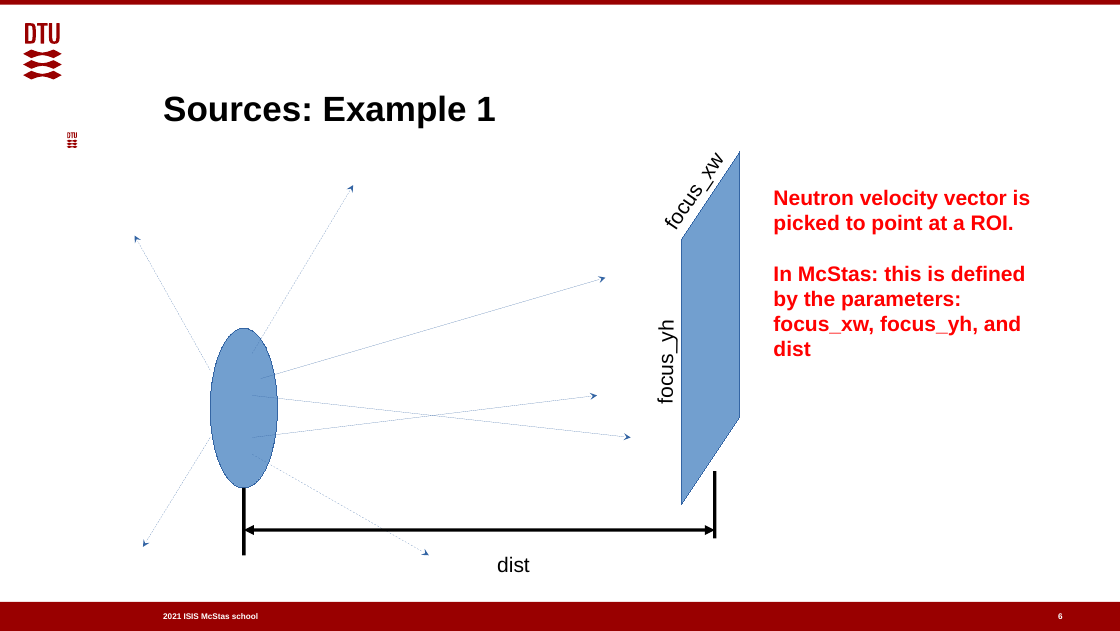
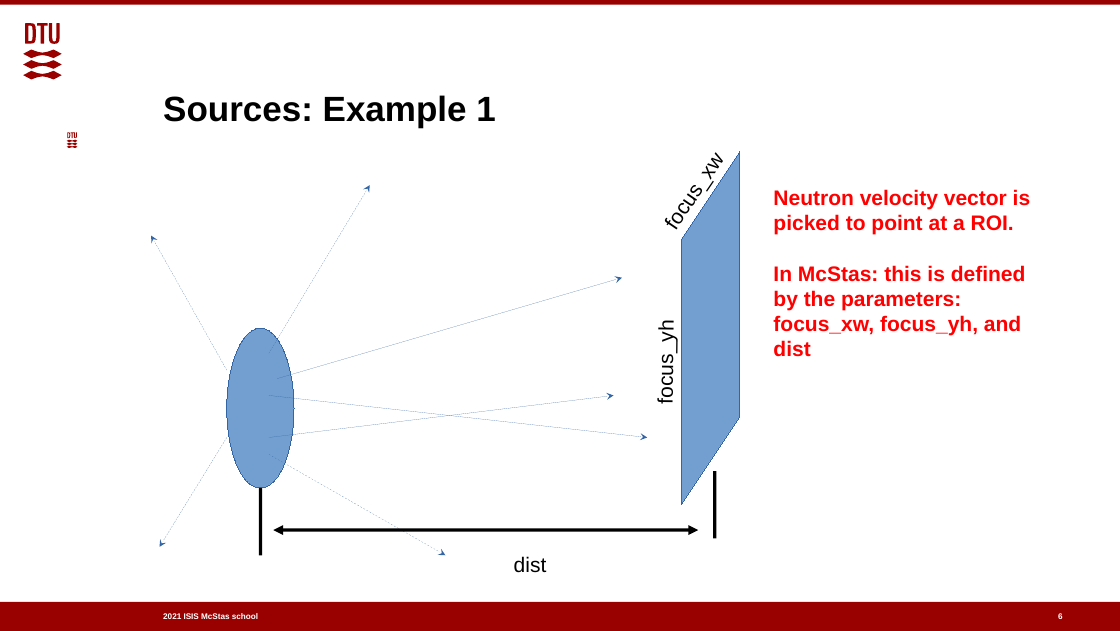
Before and after one commit to McStasMcXtrace/Schools, a slide deck: slide 6 of ISIS_April_2021/Tuesday_April_13th/2_Component_basics/2_Sources_and_Monitors.odp. Drawn at 1120x631 pixels with LibreOffice and Linux fonts; fonts in the diff are those of the drawing; background and template pictures are left out. Boxes give left, top, right and bottom in pixels: in the first picture for what was removed or moved away, otherwise in the second. Text is boxed around its words. In the diff, an @@ line names an element or a change of style, - is before the commit and + after.

```diff
--- a/ISIS_April_2021/Tuesday_April_13th/2_Component_basics/2_Sources_and_Monitors.odp
+++ b/ISIS_April_2021/Tuesday_April_13th/2_Component_basics/2_Sources_and_Monitors.odp
@@ 7 arrows, 1 text, 1 ellipse, 1 line: place and size @@
-7 arrows, 1 text, 1 ellipse, 1 line at (135, 185, 631, 573)
+7 arrows, 1 text, 1 ellipse, 1 line at (151, 185, 647, 573)
@@ double arrow moved from (244, 530) - (715, 530) to (273, 530) - (698, 530) @@
```
Also in this commit, not shown: 4 other slides changed, 1 other file.
